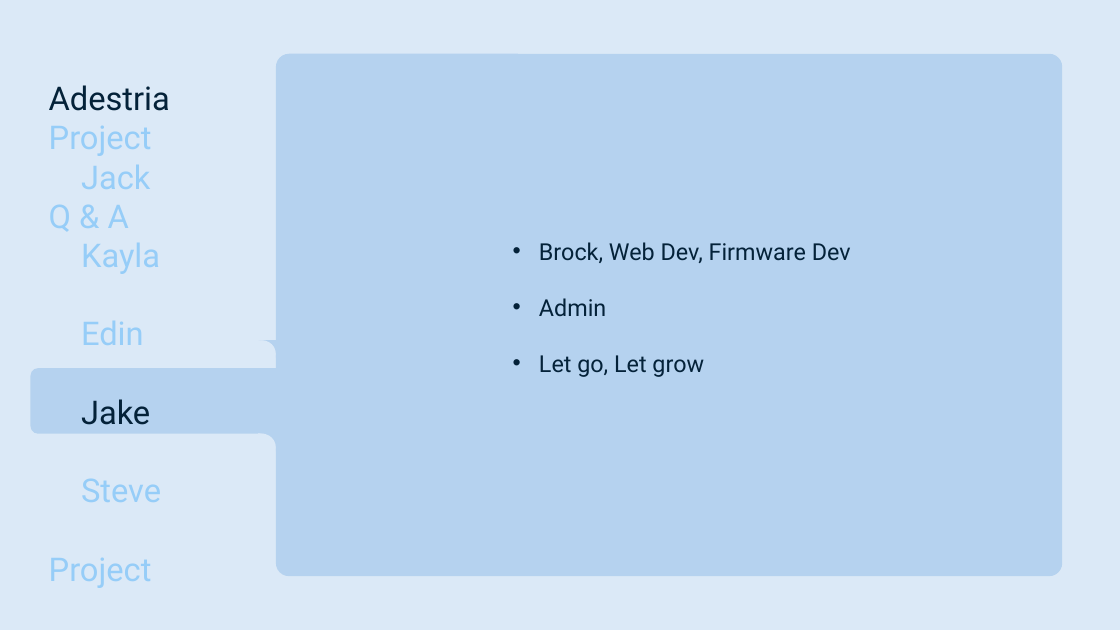
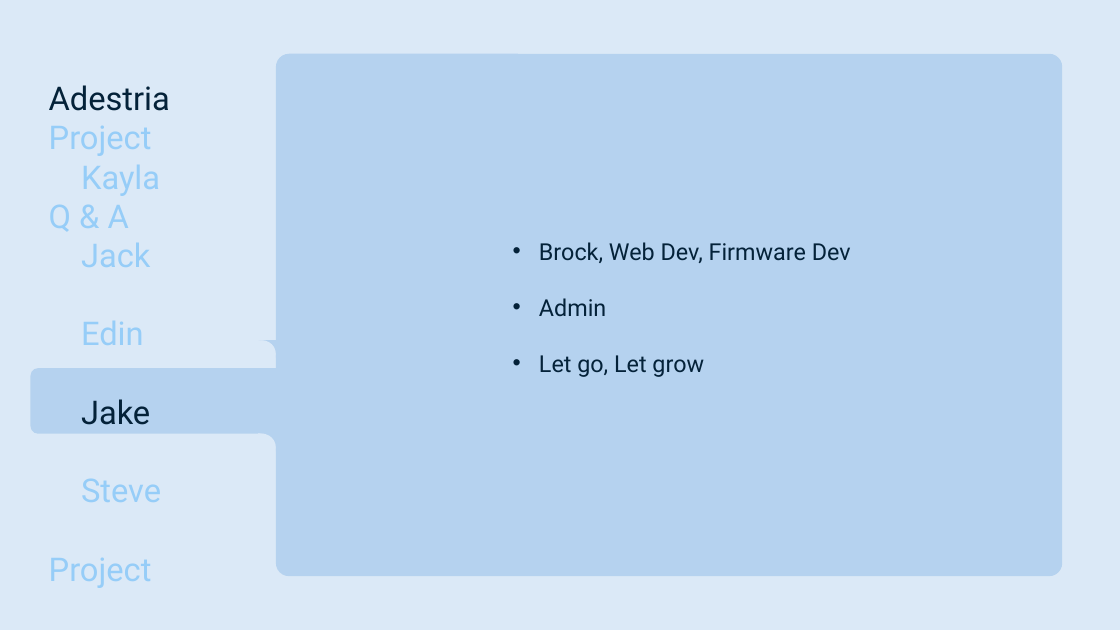
Before and after one commit to smutrux/prog1180, a slide deck: slide 8 of Deliverables/Presentation1.pptx. Drawn at 1120x630 pixels with LibreOffice and Linux fonts; fonts in the diff are those of the drawing. Boxes give left, top, right and bottom in pixels: in the first picture for what was removed or moved away, otherwise in the second. Text is boxed around its words. In the diff, an @@ line names an element or a change of style, - is before the commit and + after.

```diff
--- a/Deliverables/Presentation1.pptx
+++ b/Deliverables/Presentation1.pptx
@@ text at bbox=[81, 165, 160, 196]: paragraph added @@
+Kayla
@@ text at bbox=[81, 243, 160, 274]: paragraph removed @@
-Kayla
```
Also in this commit, not shown: 4 other slides changed.
